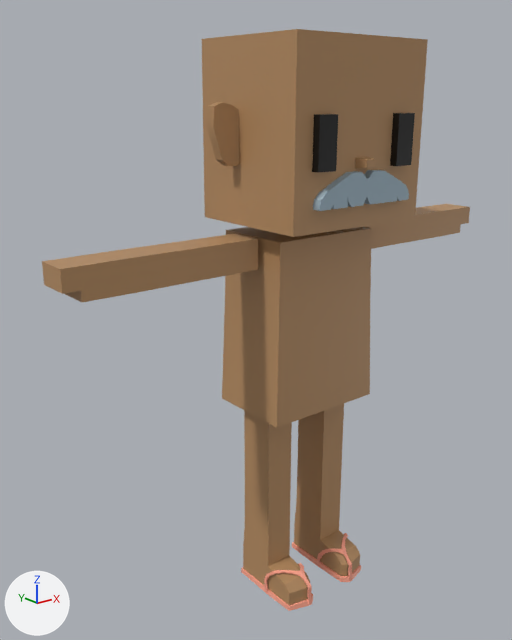
The FBX model mustachiorascals/fbx/c1912106-f060-4e84-b95a-cf947f4718ce.fbx as it was, and as the next commit left it.
Rendered twice from a 50 mm camera at (-0.023, -0.0243, 0.0249) aimed at (-0.002, 0.002, 0.0144). Lighting does not change. The marker at lower left points along +X, +Y and +Z. Where no turn or scale is listed for an object, it has been applied to the vertices.

Script lines for the objects in view, before the commit:
```python
me_mesh_003 = bpy.data.meshes.new('Mesh.003')
me_mesh_003.from_pydata(...)  # 124 vertices, 120 faces; spans x -0.00385..0.00386, y -0.00334..0.00364, z 0.01806..0.0274
me_mesh_003.materials.append(mat_skin)  # orange #b68d62
me_mesh_004 = bpy.data.meshes.new('Mesh.004')
me_mesh_004.from_pydata(...)  # 99 vertices, 98 faces; spans x -0.0028..0.0028, y -0.01414..-0.01373, z 0.02333..0.02476
me_mesh_004.materials.append(mat_mustache)  # blue #9fb6c5
me_mesh_006 = bpy.data.meshes.new('Mesh.006')
me_mesh_006.from_pydata(...)  # 232 vertices, 236 faces; spans x -0.00278..0.00278, y -0.00191..0.00247, z -0.00027..0.00143
me_mesh_006.materials.append(mat_footwear_black)  # beige #ffa790
ob_f_flip_flops = bpy.data.objects.new('f_flip_flops', me_mesh_006)
ob_f_flip_flops.location = (0.0, 0.0, 0.0)
ob_m_patron = bpy.data.objects.new('m_patron', me_mesh_004)
ob_m_patron.location = (0.0, 0.01099, -0.00285)
ob_mustachio_head = bpy.data.objects.new('mustachio_head', me_mesh_003)
ob_mustachio_head.location = (0.0, 0.0, 0.0)
# also in view: 'e_3' at (0.0, 0.0011, 0.0234); 'mustachio_eyes' at (0.0, -0.0026, 0.0232); 'mustachio_arms' at (0.0, 0.0012, 0.0181); 'mustachio_body' at (0.0, 0.0011, 0.0144); 'mustachio_legs' at (0.0, 0.0003, 0.0053)
```
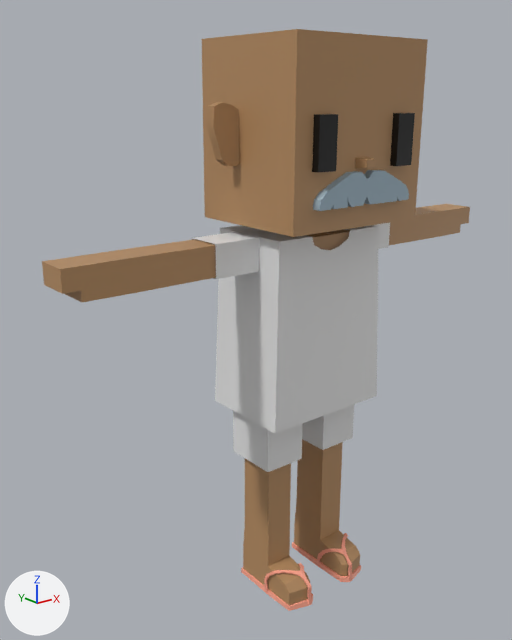
Location of each change, [x1, y1, x2, y2] in pixels of the pictures (512 x 640 px):
'c_shirt_1', added
    after: [215, 225, 378, 433]
'c_shorts', added
    after: [233, 405, 354, 472]
'c_shirt_2', added
    after: [192, 223, 390, 279]
'mustachio_body', unchanged, covered by the edit
    before: [222, 227, 372, 428]
    after: [307, 229, 350, 250]

What changed in the scene script:
```text
Add mat_upper_garment_1:
    mat_upper_garment_1 = principled_material('upper_garment_1')
    mat_upper_garment_1.base_color = (0.8, 0.8, 0.8)  # white #e7e7e7
Add mat_lower_garment:
    mat_lower_garment = principled_material('lower_garment')
    mat_lower_garment.base_color = (0.8, 0.8, 0.8)  # white #e7e7e7
Add me_mesh_009:
    me_mesh_009.from_pydata(...)  # 230 vertices, 212 faces; spans x -0.00349..0.00349, y -0.0013..0.00353, z 0.00994..0.01894
    me_mesh_009.materials.append(mat_upper_garment_1)  # white #e7e7e7
Add me_mesh_010:
    me_mesh_010.from_pydata(...)  # 24 vertices, 18 faces; spans x -0.00561..0.00561, y 0.00027..0.00209, z 0.01737..0.01893
    me_mesh_010.materials.append(mat_upper_garment_1)  # white #e7e7e7
Add me_mesh_004_1:
    me_mesh_004_1.from_pydata(...)  # 32 vertices, 24 faces; spans x -0.003..0.003, y -0.00018..0.00265, z 0.00723..0.01232
    me_mesh_004_1.materials.append(mat_lower_garment)  # white #e7e7e7
Add ob_c_shirt_1:
    ob_c_shirt_1 = bpy.data.objects.new('c_shirt_1', me_mesh_009)
    ob_c_shirt_1.location = (0.0, 0.0, 0.0)
Add ob_c_shirt_2:
    ob_c_shirt_2 = bpy.data.objects.new('c_shirt_2', me_mesh_010)
    ob_c_shirt_2.location = (0.0, 0.0, 0.0)
Add ob_c_shorts:
    ob_c_shorts = bpy.data.objects.new('c_shorts', me_mesh_004_1)
    ob_c_shorts.location = (0.0, 0.0, 0.0)
```
